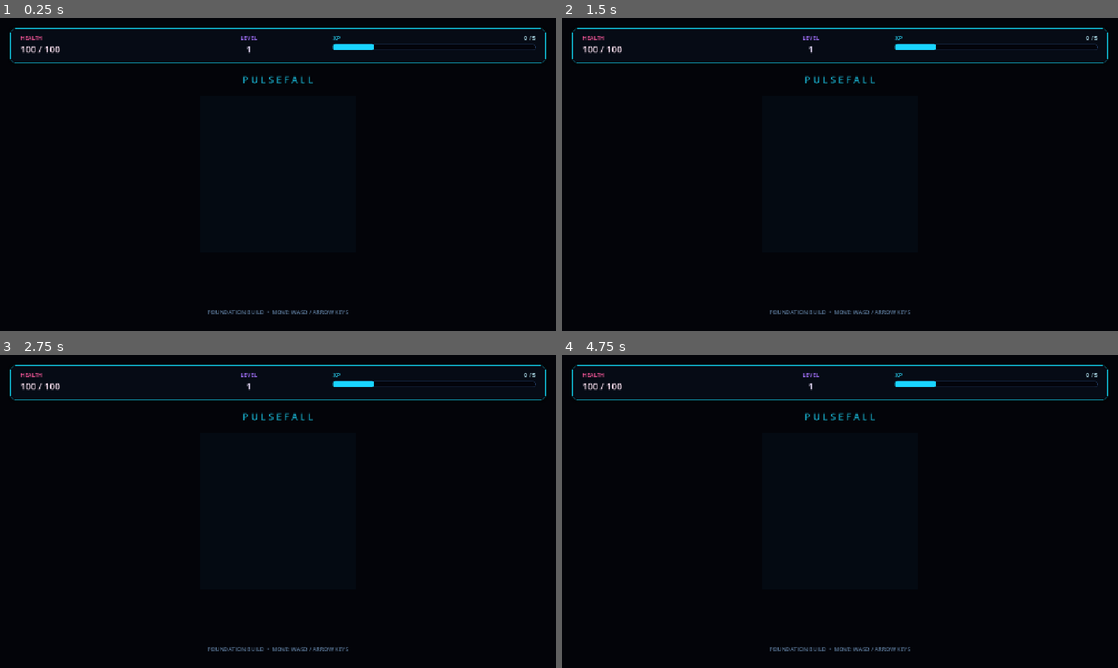
Above: before the commit, frames 1-4 (two rows, left to right).
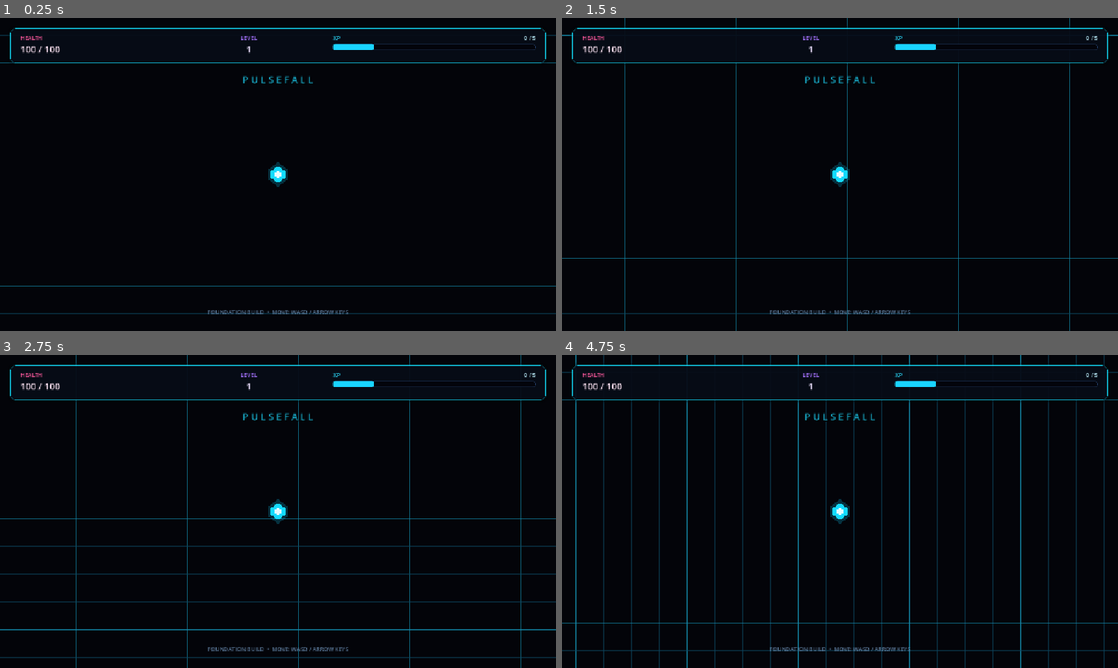
Above: after the commit, the same moments.

Repository: contrazap/Pulsefall
Game: Godot game, scene res://scenes/main.tscn
Same seed, same stepped clock (60 frames per second), same inputs: the game is played once before the commit and once after it.
Inputs:
- Up to frame 1 (0.25 s): no input
- Up to frame 2 (1.5 s): tap Enter at 0.5 s; hold D (move_right) 0.53-1.28 s; tap Space at 1.25 s; hold S (move_down) from 1.28 s (still down)
- Up to frame 3 (2.75 s): release S (move_down) at 2.03 s; hold D (move_right) from 2.03 s (still down)
- Up to frame 4 (4.75 s): tap Enter at 2.75 s; release D (move_right) at 2.78 s; hold W (move_up) 2.78-3.53 s; hold A (move_left) from 3.53 s (still down); tap Space at 4.25 s

The runs differ from the first frame. In frame 1, 0.9% of the frame differs, in the area x 0-100%, y 5-95%; in frame 2, 1.4%; in frame 3, 3.2%; in frame 4, 5.3%, in the area x 0-100%, y 0-100%.

Commit message:
Implement F01 player and endless arena

Diff:
--- a/scenes/main.tscn
+++ b/scenes/main.tscn
@@ -1,4 +1,7 @@
-[gd_scene load_steps=4 format=3]
+[gd_scene load_steps=6 format=3]
+
+[ext_resource type="Script" path="res://scripts/arena_grid.gd" id="1_grid"]
+[ext_resource type="PackedScene" path="res://scenes/player.tscn" id="2_player"]
 
 [sub_resource type="StyleBoxFlat" id="StyleBox_top_bar"]
 bg_color = Color(0.027, 0.047, 0.09, 0.92)
@@ -33,9 +36,10 @@
 corner_radius_bottom_right = 4
 corner_radius_bottom_left = 4
 
-[node name="Main" type="Node"]
+[node name="Main" type="Node2D"]
 
 [node name="ArenaBackground" type="ColorRect" parent="."]
+z_index = -100
 layout_mode = 1
 anchors_preset = 15
 anchor_right = 1.0
@@ -46,6 +50,7 @@
 color = Color(0.0118, 0.0157, 0.0353, 1)
 
 [node name="AmbientGlow" type="ColorRect" parent="."]
+z_index = -90
 layout_mode = 1
 anchors_preset = 8
 anchor_left = 0.5
@@ -61,6 +66,15 @@
 mouse_filter = 2
 color = Color(0.035, 0.12, 0.2, 0.22)
 
+[node name="World" type="Node2D" parent="."]
+
+[node name="ArenaGrid" type="Node2D" parent="World"]
+z_index = -10
+script = ExtResource("1_grid")
+target_path = NodePath("../Player")
+
+[node name="Player" parent="World" instance=ExtResource("2_player")]
+
 [node name="HUD" type="CanvasLayer" parent="."]
 
 [node name="Layout" type="Control" parent="HUD"]
--- /dev/null
+++ b/scenes/player.tscn
@@ -0,0 +1,22 @@
+[gd_scene load_steps=2 format=3]
+
+[ext_resource type="Script" path="res://scripts/player.gd" id="1_player"]
+
+[node name="Player" type="CharacterBody2D"]
+script = ExtResource("1_player")
+
+[node name="OuterGlow" type="Polygon2D" parent="."]
+polygon = PackedVector2Array(0, -28, 24, -10, 24, 10, 0, 28, -24, 10, -24, -10)
+color = Color(0.05, 0.82, 1, 0.22)
+
+[node name="Body" type="Polygon2D" parent="."]
+polygon = PackedVector2Array(0, -20, 17, -7, 17, 7, 0, 20, -17, 7, -17, -7)
+color = Color(0.08, 0.86, 1, 1)
+
+[node name="Core" type="Polygon2D" parent="."]
+polygon = PackedVector2Array(0, -9, 8, -3, 8, 3, 0, 9, -8, 3, -8, -3)
+color = Color(0.9, 0.99, 1, 1)
+
+[node name="Camera2D" type="Camera2D" parent="."]
+enabled = true
+position_smoothing_enabled = false
--- /dev/null
+++ b/scripts/arena_grid.gd
@@ -0,0 +1,73 @@
+extends Node2D
+
+@export_range(16.0, 256.0, 1.0) var grid_spacing: float = 64.0
+@export_range(0.0, 512.0, 1.0) var safety_margin: float = 128.0
+@export_range(2, 16, 1) var major_line_interval: int = 4
+@export var target_path: NodePath
+@export var background_color: Color = Color("030409")
+@export var minor_line_color: Color = Color(0.05, 0.28, 0.38, 0.5)
+@export var major_line_color: Color = Color(0.08, 0.55, 0.68, 0.72)
+
+var _target: Node2D
+var _draw_size: Vector2 = Vector2.ZERO
+
+
+func _ready() -> void:
+	_target = get_node_or_null(target_path) as Node2D
+	get_viewport().size_changed.connect(_on_viewport_size_changed)
+	_refresh_grid(true)
+
+
+func _process(_delta: float) -> void:
+	_refresh_grid(false)
+
+
+func calculate_grid_origin(target_position: Vector2) -> Vector2:
+	return target_position.snapped(Vector2.ONE * grid_spacing)
+
+
+func get_draw_line_count(viewport_size: Vector2) -> int:
+	var covered_size := viewport_size + Vector2.ONE * safety_margin * 2.0
+	var columns := ceili(covered_size.x / grid_spacing) + 1
+	var rows := ceili(covered_size.y / grid_spacing) + 1
+	return columns + rows
+
+
+func _refresh_grid(force_redraw: bool) -> void:
+	var next_position := Vector2.ZERO
+	if is_instance_valid(_target):
+		next_position = calculate_grid_origin(_target.global_position)
+
+	var next_draw_size := get_viewport_rect().size + Vector2.ONE * safety_margin * 2.0
+	if force_redraw or next_position != global_position or next_draw_size != _draw_size:
+		global_position = next_position
+		_draw_size = next_draw_size
+		queue_redraw()
+
+
+func _draw() -> void:
+	var half_size := _draw_size * 0.5
+	draw_rect(Rect2(-half_size, _draw_size), background_color)
+
+	var half_columns := ceili(half_size.x / grid_spacing)
+	var half_rows := ceili(half_size.y / grid_spacing)
+	var origin_column := roundi(global_position.x / grid_spacing)
+	var origin_row := roundi(global_position.y / grid_spacing)
+
+	for column_offset: int in range(-half_columns, half_columns + 1):
+		var column_index := origin_column + column_offset
+		var color := major_line_color if posmod(column_index, major_line_interval) == 0 else minor_line_color
+		var width := 2.0 if posmod(column_index, major_line_interval) == 0 else 1.0
+		var x := column_offset * grid_spacing
+		draw_line(Vector2(x, -half_size.y), Vector2(x, half_size.y), color, width)
+
+	for row_offset: int in range(-half_rows, half_rows + 1):
+		var row_index := origin_row + row_offset
+		var color := major_line_color if posmod(row_index, major_line_interval) == 0 else minor_line_color
+		var width := 2.0 if posmod(row_index, major_line_interval) == 0 else 1.0
+		var y := row_offset * grid_spacing
+		draw_line(Vector2(-half_size.x, y), Vector2(half_size.x, y), color, width)
+
+
+func _on_viewport_size_changed() -> void:
+	_refresh_grid(true)
--- /dev/null
+++ b/scripts/player.gd
@@ -0,0 +1,17 @@
+extends CharacterBody2D
+
+@export_range(1.0, 1000.0, 1.0) var movement_speed: float = 320.0
+
+
+func _physics_process(_delta: float) -> void:
+	velocity = calculate_velocity(Input.get_vector(
+		&"move_left",
+		&"move_right",
+		&"move_up",
+		&"move_down"
+	))
+	move_and_slide()
+
+
+func calculate_velocity(input_direction: Vector2) -> Vector2:
+	return input_direction.limit_length(1.0) * movement_speed
--- /dev/null
+++ b/tests/verify_f01.gd
@@ -0,0 +1,141 @@
+extends SceneTree
+
+const DEFAULT_VIEWPORT_SIZE := Vector2(1280.0, 720.0)
+const RESIZED_VIEWPORT_SIZE := Vector2(800.0, 450.0)
+
+
+func _initialize() -> void:
+	var failures: Array[String] = []
+	_verify_movement_input(failures)
+	_verify_player_scene(failures)
+	_verify_main_scene(failures)
+	_verify_bounded_grid(failures)
+
+	if failures.is_empty():
+		print("F01 verification passed: player movement, camera, HUD, and bounded repeating grid are configured.")
+		quit(0)
+		return
+
+	for failure: String in failures:
+		push_error(failure)
+	quit(1)
+
+
+func _verify_movement_input(failures: Array[String]) -> void:
+	var directions: Dictionary[StringName, Vector2] = {
+		&"move_up": Vector2.UP,
+		&"move_down": Vector2.DOWN,
+		&"move_left": Vector2.LEFT,
+		&"move_right": Vector2.RIGHT,
+	}
+	for action: StringName in directions:
+		Input.action_press(action)
+		var direction := Input.get_vector(&"move_left", &"move_right", &"move_up", &"move_down")
+		Input.action_release(action)
+		if not direction.is_equal_approx(directions[action]):
+			failures.append("Input action %s does not produce the expected movement direction." % action)
+
+	var released_direction := Input.get_vector(&"move_left", &"move_right", &"move_up", &"move_down")
+	if not released_direction.is_zero_approx():
+		failures.append("Releasing movement input does not return a zero direction.")
+
+	Input.action_press(&"move_left")
+	Input.action_press(&"move_right")
+	var opposing_direction := Input.get_vector(&"move_left", &"move_right", &"move_up", &"move_down")
+	Input.action_release(&"move_left")
+	Input.action_release(&"move_right")
+	if not opposing_direction.is_zero_approx():
+		failures.append("Opposing horizontal inputs do not cancel.")
+
+	Input.action_press(&"move_up")
+	Input.action_press(&"move_right")
+	var diagonal_direction := Input.get_vector(&"move_left", &"move_right", &"move_up", &"move_down")
+	Input.action_release(&"move_up")
+	Input.action_release(&"move_right")
+	if not is_equal_approx(diagonal_direction.length(), 1.0):
+		failures.append("Diagonal input is not normalized.")
+
+
+func _verify_player_scene(failures: Array[String]) -> void:
+	var packed_scene := load("res://scenes/player.tscn") as PackedScene
+	if packed_scene == null:
+		failures.append("The player scene could not be loaded.")
+		return
+
+	var player := packed_scene.instantiate() as CharacterBody2D
+	if player == null:
+		failures.append("The player scene root is not a CharacterBody2D.")
+		return
+
+	var movement_speed := player.get("movement_speed") as float
+	var camera := player.get_node_or_null("Camera2D") as Camera2D
+	var body := player.get_node_or_null("Body") as Polygon2D
+	if movement_speed <= 0.0:
+		failures.append("Player movement speed is not a positive centralized value.")
+	if camera == null or not camera.enabled:
+		failures.append("The player does not have an enabled following Camera2D.")
+	if body == null or body.polygon.size() < 3:
+		failures.append("The player does not have a visible geometric body.")
+
+	var axial_velocity := player.call("calculate_velocity", Vector2.RIGHT) as Vector2
+	var diagonal_velocity := player.call("calculate_velocity", Vector2(1.0, 1.0)) as Vector2
+	var stopped_velocity := player.call("calculate_velocity", Vector2.ZERO) as Vector2
+	if not is_equal_approx(axial_velocity.length(), movement_speed):
+		failures.append("Axial movement does not use the configured movement speed.")
+	if not is_equal_approx(diagonal_velocity.length(), movement_speed):
+		failures.append("Diagonal movement is not normalized to the configured movement speed.")
+	if not stopped_velocity.is_zero_approx():
+		failures.append("Zero input does not stop player movement.")
+
+	player.free()
+
+
+func _verify_main_scene(failures: Array[String]) -> void:
+	var packed_scene := load("res://scenes/main.tscn") as PackedScene
+	if packed_scene == null:
+		failures.append("The main scene could not be loaded.")
+		return
+
+	var main := packed_scene.instantiate()
+	var player := main.get_node_or_null("World/Player") as CharacterBody2D
+	var grid := main.get_node_or_null("World/ArenaGrid") as Node2D
+	var hud := main.get_node_or_null("HUD") as CanvasLayer
+	var hud_layout := main.get_node_or_null("HUD/Layout") as Control
+	if player == null:
+		failures.append("The reusable player is not instanced in the main world.")
+	if grid == null or grid.get_script() == null:
+		failures.append("The scripted repeating arena grid is missing from the main world.")
+	if hud == null or hud_layout == null:
+		failures.append("The F00 HUD is not retained in a viewport-fixed CanvasLayer.")
+	main.free()
+
+
+func _verify_bounded_grid(failures: Array[String]) -> void:
+	var grid_script := load("res://scripts/arena_grid.gd") as Script
+	if grid_script == null:
+		failures.append("The arena grid script could not be loaded.")
+		return
+
+	var grid := grid_script.new() as Node2D
+	var grid_spacing := grid.get("grid_spacing") as float
+	var safety_margin := grid.get("safety_margin") as float
+	if grid_spacing <= 0.0 or safety_margin < grid_spacing:
+		failures.append("The arena grid lacks valid spacing or a sufficient safety margin.")
+
+	var default_line_count := grid.call("get_draw_line_count", DEFAULT_VIEWPORT_SIZE) as int
+	var resized_line_count := grid.call("get_draw_line_count", RESIZED_VIEWPORT_SIZE) as int
+	if default_line_count <= 0 or resized_line_count <= 0:
+		failures.append("The arena grid does not calculate bounded viewport coverage.")
+	if grid.get_child_count() != 0:
+		failures.append("The arena grid creates persistent tile nodes instead of bounded drawing.")
+
+	var distant_position := Vector2(1000000.0, -1000000.0)
+	var snapped_position := grid.call("calculate_grid_origin", distant_position) as Vector2
+	if not is_equal_approx(fposmod(snapped_position.x, grid_spacing), 0.0):
+		failures.append("The arena grid does not remain aligned after extended horizontal travel.")
+	if not is_equal_approx(fposmod(snapped_position.y, grid_spacing), 0.0):
+		failures.append("The arena grid does not remain aligned after extended vertical travel.")
+	if grid.call("get_draw_line_count", DEFAULT_VIEWPORT_SIZE) as int != default_line_count:
+		failures.append("Arena draw work changes with world travel instead of viewport size.")
+
+	grid.free()
Not shown, added: scripts/arena_grid.gd.uid
Not shown, added: scripts/player.gd.uid
Not shown, added: tests/verify_f01.gd.uid
Not shown, changed: PROGRESS.md
Not shown, changed: plans/F01_player_endless_arena.md
